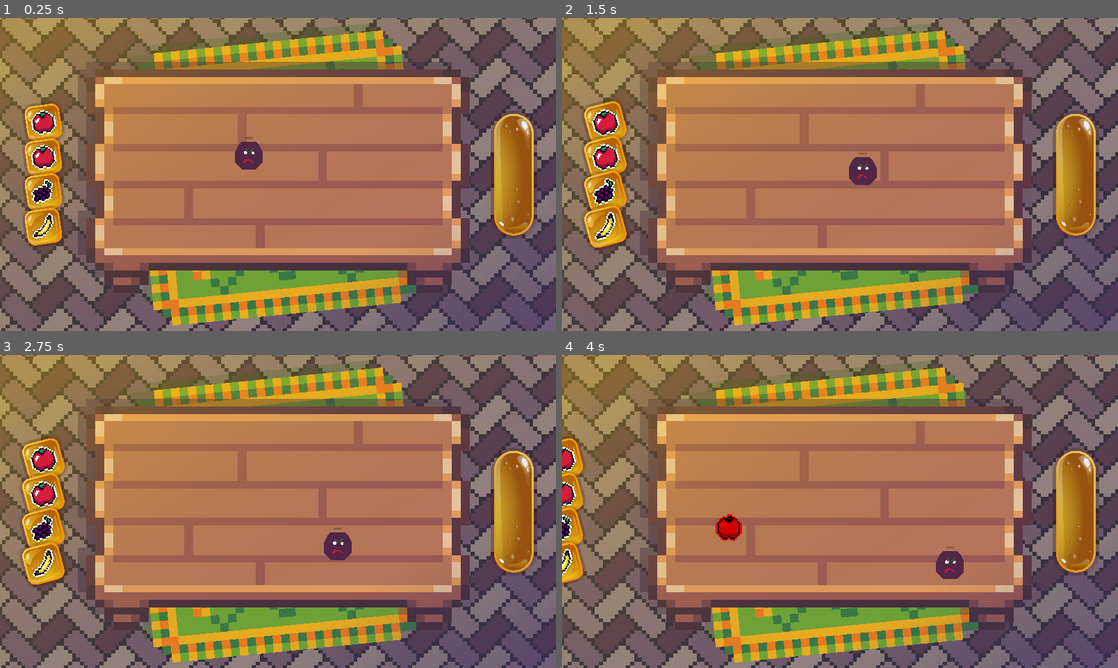
Above: before the commit, frames 1-4 (two rows, left to right).
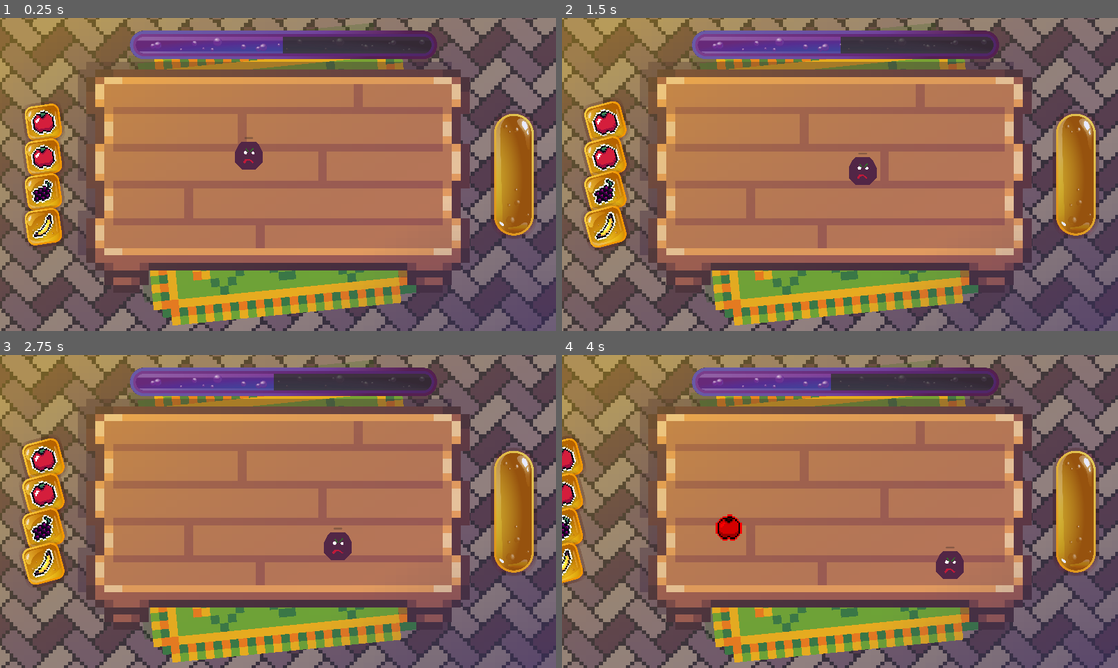
Above: after the commit, the same moments.

Repository: alexg-lviv/FruitTheNinja
Game: Godot game, scene res://src/GameField/MainScene.tscn
Two runs of this game, one before a commit and one after it. Both use one fixed random seed, a clock stepped at 60 frames per second and the inputs below.
Inputs (mouse positions are in pixels of both pictures, inside the frame that each line leads up to):
- Up to frame 1 (0.25 s): no input
- Up to frame 2 (1.5 s): click (606, 121) at 0.52 s; click (606, 121) at 1.27 s
- Up to frame 3 (2.75 s): click (44, 458) at 2.02 s
- Up to frame 4 (4 s): move the mouse to (962, 495) at 2.77 s; press the mouse at (962, 495) at 2.78 s; move the mouse to (728, 527) at 3.52 s; release the mouse at (728, 527) at 3.53 s; tap 1 (projectile_1) at 3.6 s; click (728, 527) at 3.67 s

The runs differ from the first frame. In frame 1, 4.9% of the frame differs, in the area x 23-79%, y 4-14%; in frame 2, 4.9%; in frame 3, 4.9%; in frame 4, 4.9%.

Commit message:
add lifetime progress

Diff:
--- a/project.godot
+++ b/project.godot
@@ -21,6 +21,7 @@
 DecalSystem="*res://src/Effects/DecalSystem.tscn"
 Signals="*res://src/Singletons/signals.gd"
 FrameFreezer="*res://src/Effects/FrameFreezer/FrameFreezer.gd"
+Combos="*res://src/Singletons/combos.gd"
 
 [display]
 
--- a/src/AiAgent/Player.gd
+++ b/src/AiAgent/Player.gd
@@ -127,6 +127,7 @@
 	Signals.emit_signal("camera_shake_requested", 8.0, 0.7)
 	Signals.emit_signal("frame_freeze_requested", 40)
 	$AnimationPlayer.play("damage")
+	Signals.emit_signal("fruit_hit", damage)
 
 func _on_area_entered(area):
 	if area.is_dead: return
--- a/src/GameField/MainScene.gd
+++ b/src/GameField/MainScene.gd
@@ -31,6 +31,7 @@
 var _is_slowmo := false
 @onready var _slowmo_timer = $SlowmoTimer
 var _slowmo_tween
+var time_scalar: float = 10
 
 
 func _ready():
@@ -39,6 +40,8 @@
 	_slowmo_timer.wait_time = slowmo_time
 	$SlowmoProgress.max_value = slowmo_time
 	set_physics_process(false)
+
+	Signals.fruit_hit.connect(_on_fruit_hit)
 
 	for i in range(4):
 		var b = _butt.instantiate()
@@ -49,6 +52,10 @@
 		t.tween_property(b, "rotation_degrees", 0, 0.8).from(90)
 
 	$PopulateTimer.start()
+
+func _process(delta):
+	$LifetimeProgress.value = $LifetimeProgress.value - delta * time_scalar
+	time_scalar += delta
 
 
 func _physics_process(delta):
@@ -154,6 +161,14 @@
 	_left_bar_tween = get_tree().create_tween()
 	_left_bar_tween.tween_property($VBoxLeft, "position", Vector2(-50, 100), 0.3)
 
+func _on_fruit_hit(damage: int):
+	Combos.handle_hit()
+	var combo = Combos.combo
+	$LifetimePlayer.play("add_hp")
+#	$LifetimeProgress.value += damage * combo
+	var tween = create_tween()
+	tween.tween_property($LifetimeProgress, "value", $LifetimeProgress.value + damage * combo, 0.5)
+	time_scalar -= damage * combo / 50.
 
 func _on_populate_timer_timeout():
 	_populate()
--- a/src/GameField/MainScene.tscn
+++ b/src/GameField/MainScene.tscn
@@ -10,7 +10,11 @@
 [ext_resource type="Shader" path="res://src/UI/shadow_uniform.gdshader" id="7_a45ss"]
 [ext_resource type="Texture2D" uid="uid://bt7sexmkieosl" path="res://assets/butts/bbar_2.png" id="7_ldkyv"]
 [ext_resource type="Texture2D" uid="uid://yrbcvwshhrv8" path="res://assets/butts/bbar_1.png" id="8_pwgk6"]
+[ext_resource type="Texture2D" uid="uid://hoob3gcbgyn1" path="res://assets/butts/purple_bar_dark_inside.png" id="10_1gpi3"]
+[ext_resource type="Texture2D" uid="uid://dkmytpbup7fwx" path="res://assets/butts/purple_bar_frame.png" id="10_or3n4"]
 [ext_resource type="PackedScene" uid="uid://crn3rf6fql7yv" path="res://src/Effects/SlowMoEffect/SlowMoEffect.tscn" id="11_0i5gp"]
+[ext_resource type="Texture2D" uid="uid://cv66hdbnwg8tc" path="res://assets/butts/purple_bar_inside.png" id="11_mbdww"]
+[ext_resource type="Texture2D" uid="uid://dmmhuhrc3aeyk" path="res://assets/butts/white_progress.png" id="13_cpx6l"]
 [ext_resource type="AudioStream" uid="uid://nfe4gqc5mmlw" path="res://assets/sound/main_theme.mp3" id="13_i32sq"]
 
 [sub_resource type="ShaderMaterial" id="ShaderMaterial_3y4aj"]
@@ -35,9 +39,35 @@
 fill_to = Vector2(1, 1)
 
 [sub_resource type="ShaderMaterial" id="ShaderMaterial_tkkyi"]
+resource_local_to_scene = true
 shader = ExtResource("7_a45ss")
 shader_parameter/radius = 25.0
 shader_parameter/modulate = Color(0.807843, 0.188235, 0.313726, 0.392157)
+
+[sub_resource type="Animation" id="Animation_dcdy6"]
+resource_name = "add_hp"
+length = 0.4
+tracks/0/type = "value"
+tracks/0/imported = false
+tracks/0/enabled = true
+tracks/0/path = NodePath("TextureRect:modulate")
+tracks/0/interp = 1
+tracks/0/loop_wrap = true
+tracks/0/keys = {
+"times": PackedFloat32Array(0, 0.2, 0.4),
+"transitions": PackedFloat32Array(1, 1, 1),
+"update": 0,
+"values": [Color(1, 1, 1, 0), Color(1, 1, 1, 0.631373), Color(1, 1, 1, 0)]
+}
+
+[sub_resource type="Animation" id="Animation_rmrdg"]
+length = 0.001
+
+[sub_resource type="AnimationLibrary" id="AnimationLibrary_vg6rx"]
+_data = {
+"RESET": SubResource("Animation_rmrdg"),
+"add_hp": SubResource("Animation_dcdy6")
+}
 
 [sub_resource type="RectangleShape2D" id="RectangleShape2D_upxvy"]
 resource_local_to_scene = true
@@ -210,6 +240,38 @@
 texture_under = ExtResource("7_ldkyv")
 texture_progress = ExtResource("8_pwgk6")
 
+[node name="LifetimeProgress" type="TextureProgressBar" parent="."]
+layout_mode = 1
+anchors_preset = 5
+anchor_left = 0.5
+anchor_right = 0.5
+offset_left = -706.0
+offset_top = 29.0
+offset_right = 709.0
+offset_bottom = 162.0
+grow_horizontal = 2
+scale = Vector2(0.5, 0.5)
+pivot_offset = Vector2(730, 2.08165e-12)
+max_value = 1000.0
+step = 0.01
+value = 500.0
+texture_under = ExtResource("10_1gpi3")
+texture_over = ExtResource("10_or3n4")
+texture_progress = ExtResource("11_mbdww")
+
+[node name="TextureRect" type="TextureRect" parent="LifetimeProgress"]
+modulate = Color(1, 1, 1, 0)
+layout_mode = 0
+offset_right = 40.0
+offset_bottom = 40.0
+texture = ExtResource("13_cpx6l")
+
+[node name="LifetimePlayer" type="AnimationPlayer" parent="."]
+root_node = NodePath("../LifetimeProgress")
+libraries = {
+"": SubResource("AnimationLibrary_vg6rx")
+}
+
 [node name="CanvasLayer" type="CanvasLayer" parent="."]
 
 [node name="SlowMoEffect" parent="CanvasLayer" instance=ExtResource("11_0i5gp")]
--- /dev/null
+++ b/src/Singletons/combos.gd
@@ -0,0 +1,20 @@
+extends Node
+
+var timer: SceneTreeTimer
+
+var is_combo_going: bool = false
+var combo: int = 0
+
+var combo_tolerance = 3.
+
+func handle_hit():
+	timer = get_tree().create_timer(combo_tolerance)
+	timer.timeout.connect(_on_combo_timer_timeout)
+	is_combo_going = true
+	combo += 1
+
+	print("COMBO: ", combo)
+
+func _on_combo_timer_timeout():
+	is_combo_going = false
+	combo = 0
--- a/src/Singletons/signals.gd
+++ b/src/Singletons/signals.gd
@@ -2,3 +2,5 @@
 
 signal camera_shake_requested(amp, dur)
 signal frame_freeze_requested(delay)
+
+signal fruit_hit(damage: int)
Binary file added: assets/butts/purple_bar_dark_inside.png
Not shown, added: assets/butts/purple_bar_dark_inside.png.import
Binary file added: assets/butts/purple_bar_frame.png
Not shown, added: assets/butts/purple_bar_frame.png.import
Binary file added: assets/butts/purple_bar_inside.png
Not shown, added: assets/butts/purple_bar_inside.png.import
Binary file added: assets/butts/white_progress.png
Not shown, added: assets/butts/white_progress.png.import
Not shown: 1 places in src/GameField/MainScene.tscn that only renumber resources
